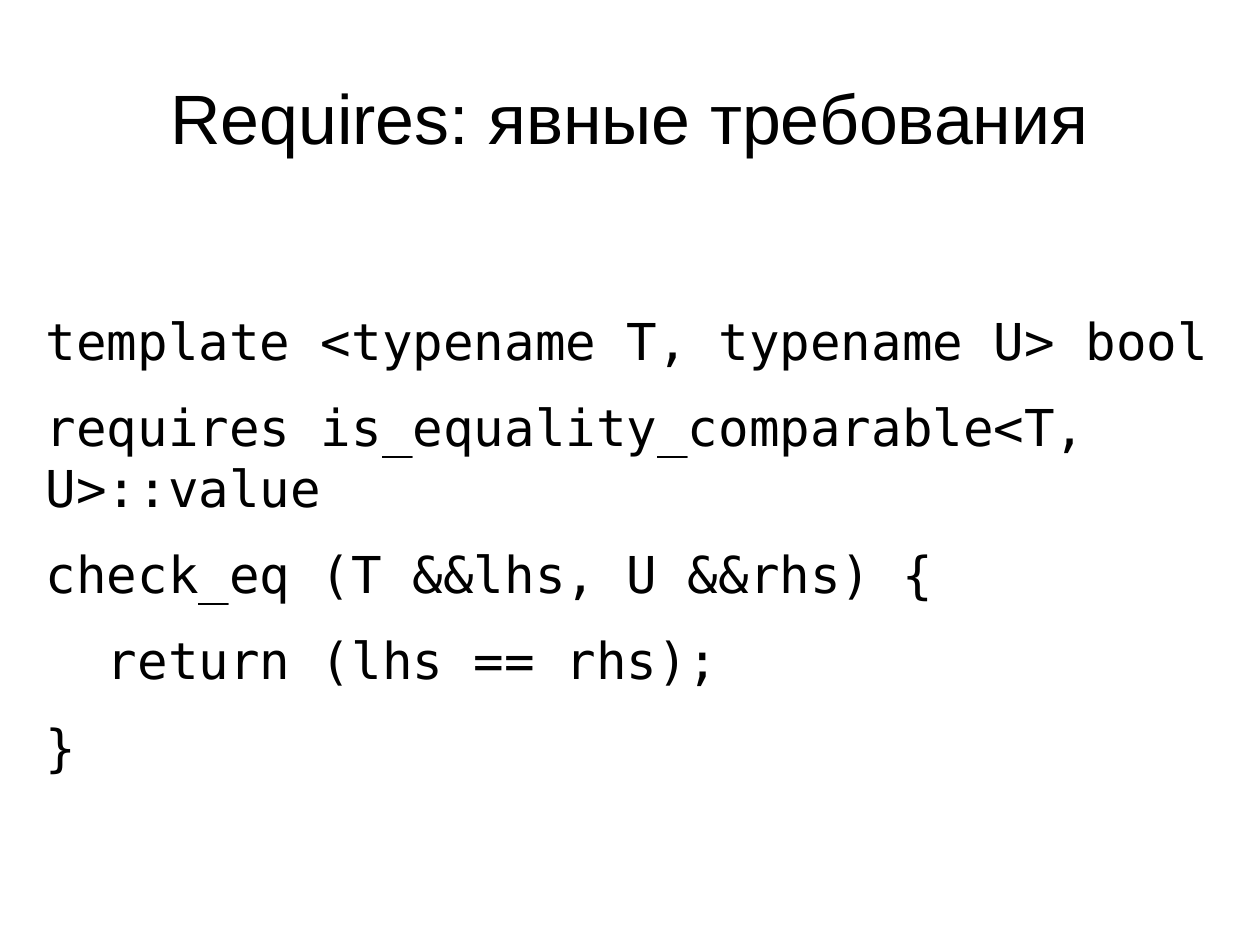
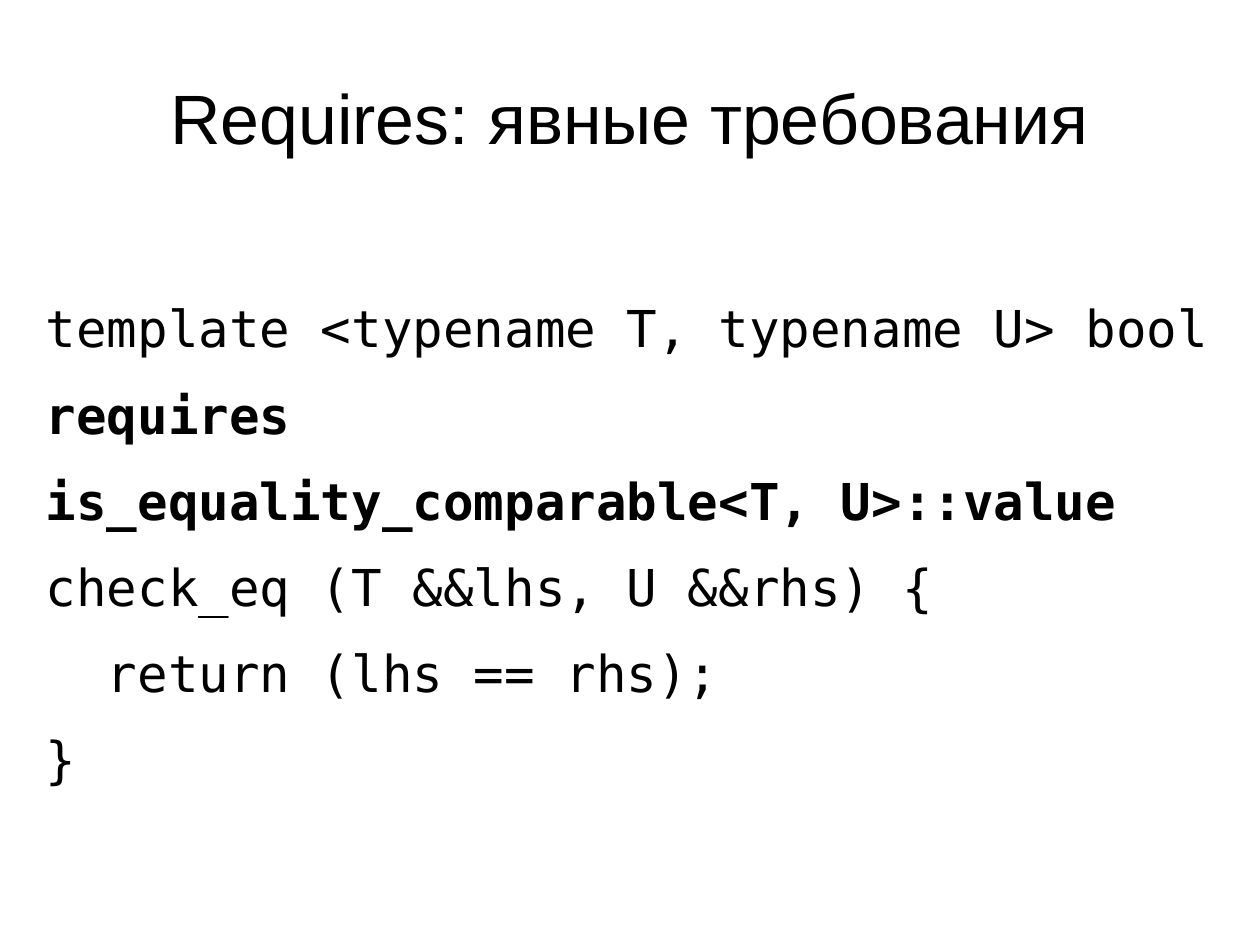
Before and after one commit to MIPT-ILab/cpp-lects-rus, a slide deck: slide 16 of cpp_code/concepts-talk/concepts.odp (slide 14 before the commit). Drawn at 1260x945 pixels with LibreOffice and Linux fonts; fonts in the diff are those of the drawing. Boxes give left, top, right and bottom in pixels: in the first picture for what was removed or moved away, otherwise in the second. Text is boxed around its words. In the diff, an @@ line names an element or a change of style, - is before the commit and + after.

```diff
--- a/cpp_code/concepts-talk/concepts.odp
+++ b/cpp_code/concepts-talk/concepts.odp
@@ subtitle at (46, 392, 1116, 531): text changed; bold on @@
-requires is_equality_comparable<T, U>::value
+requires
+is_equality_comparable<T, U>::value
```
Also in this commit, not shown: 29 other slides changed, 16 slides added, 2 slides removed, 2 other files.
